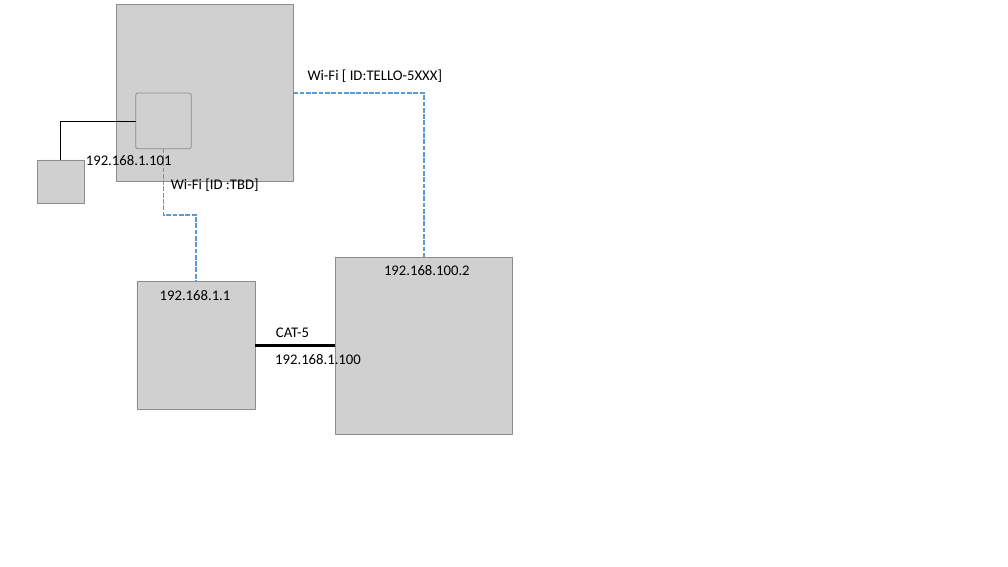
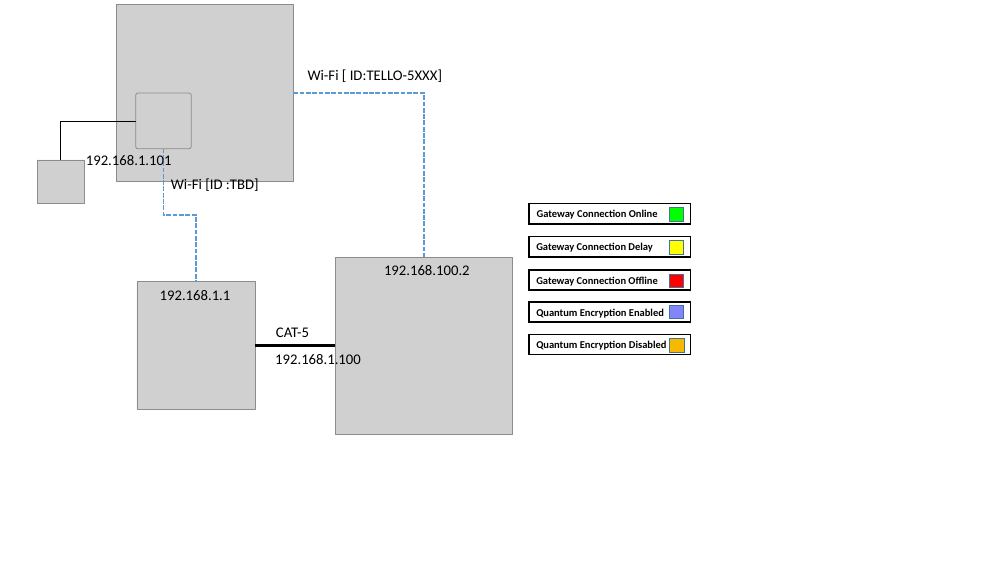
Before and after one commit to LiuYuancheng/Xandar_Sensor_IOT, a slide deck: slide 18 of doc/firmwaresignWF.pptx. Drawn at 1008x567 pixels with LibreOffice and Linux fonts; fonts in the diff are those of the drawing; grey boxes stand for pictures. Boxes give left, top, right and bottom in pixels: in the first picture for what was removed or moved away, otherwise in the second. Text is boxed around its words. In the diff, an @@ line names an element or a change of style, - is before the commit and + after.

Commit message:
update doc

```diff
--- a/doc/firmwaresignWF.pptx
+++ b/doc/firmwaresignWF.pptx
@@ rectangle added at <box>529,203,690,224</box>, fill #FFFFFF, outline #000000 1.5 pt, 10 pt, text #000000, bold @@
+Gateway Connection Online
@@ rectangle added at <box>669,207,684,222</box>, fill #00FF00, outline #43739E 1 pt @@
@@ rectangle added at <box>529,237,691,257</box>, fill #FFFFFF, outline #000000 1.5 pt, 10 pt, text #000000, bold @@
+Gateway Connection Delay
@@ rectangle added at <box>669,240,683,254</box>, fill #FFFF00, outline #43739E 1 pt @@
@@ rectangle added at <box>529,270,691,290</box>, fill #FFFFFF, outline #000000 1.5 pt, 10 pt, text #000000, bold @@
+Gateway Connection Offline
@@ rectangle added at <box>669,274,683,287</box>, fill #FF0000, outline #43739E 1 pt @@
@@ rectangle added at <box>529,302,691,322</box>, fill #FFFFFF, outline #000000 1.5 pt, 10 pt, text #000000, bold @@
+Quantum Encryption Enabled
@@ rectangle added at <box>669,306,683,319</box>, fill #8485FA, outline #43739E 1 pt @@
@@ rectangle added at <box>529,334,691,355</box>, fill #FFFFFF, outline #000000 1.5 pt, 10 pt, text #000000, bold @@
+Quantum Encryption Disabled
@@ rectangle added at <box>669,339,684,352</box>, fill #F6B900, outline #43739E 1 pt @@
```
Also in this commit, not shown: 1 other slide changed.
